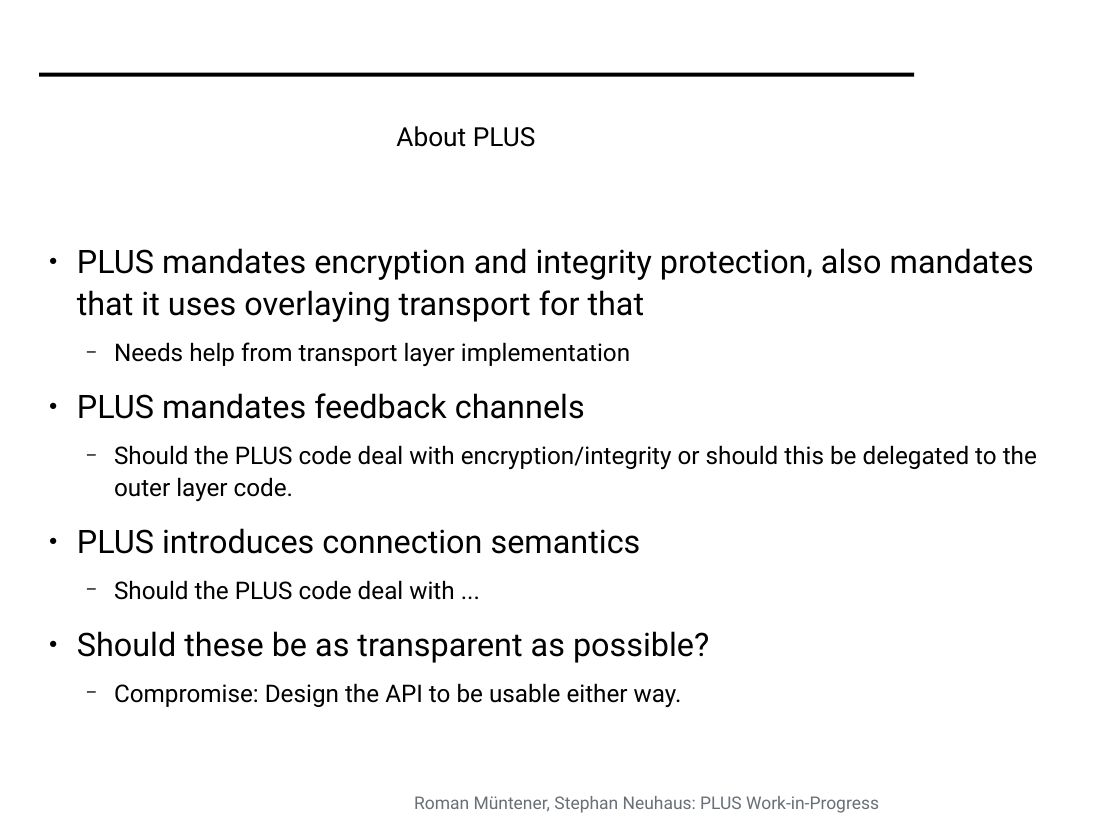
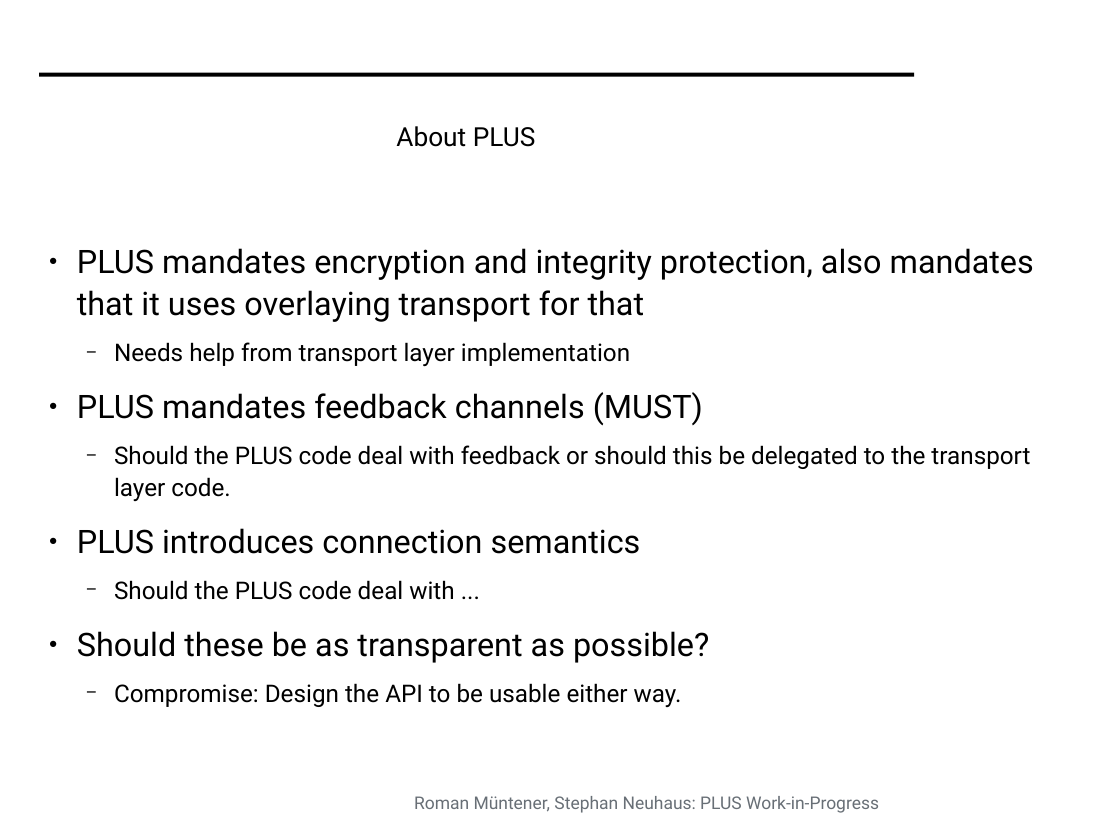
Before and after one commit to mami-project/roadshows, a slide deck: slide 6 of mami-oslo/PLUS_WIP.odp. Drawn at 1120x840 pixels with LibreOffice and Linux fonts; fonts in the diff are those of the drawing; background and template pictures are left out. Boxes give left, top, right and bottom in pixels: in the first picture for what was removed or moved away, otherwise in the second. Text is boxed around its words. In the diff, an @@ line names an element or a change of style, - is before the commit and + after.

```diff
--- a/mami-oslo/PLUS_WIP.odp
+++ b/mami-oslo/PLUS_WIP.odp
@@ text at [77, 392, 1030, 501]: text changed @@
-● PLUS mandates feedback channels
-  − Should the PLUS code deal with encryption/integrity or should this be delegated to the outer layer code.
+● PLUS mandates feedback channels (MUST)
+  − Should the PLUS code deal with feedback or should this be delegated to the transport layer code.
```
Also in this commit, not shown: 9 other slides changed.
